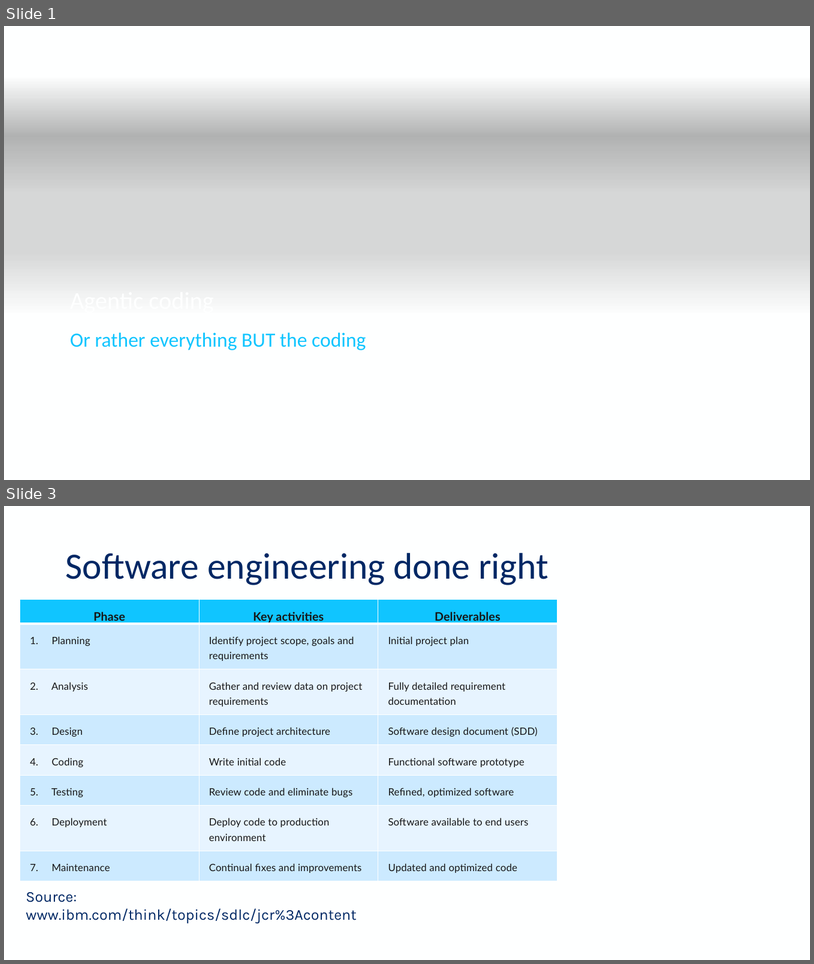
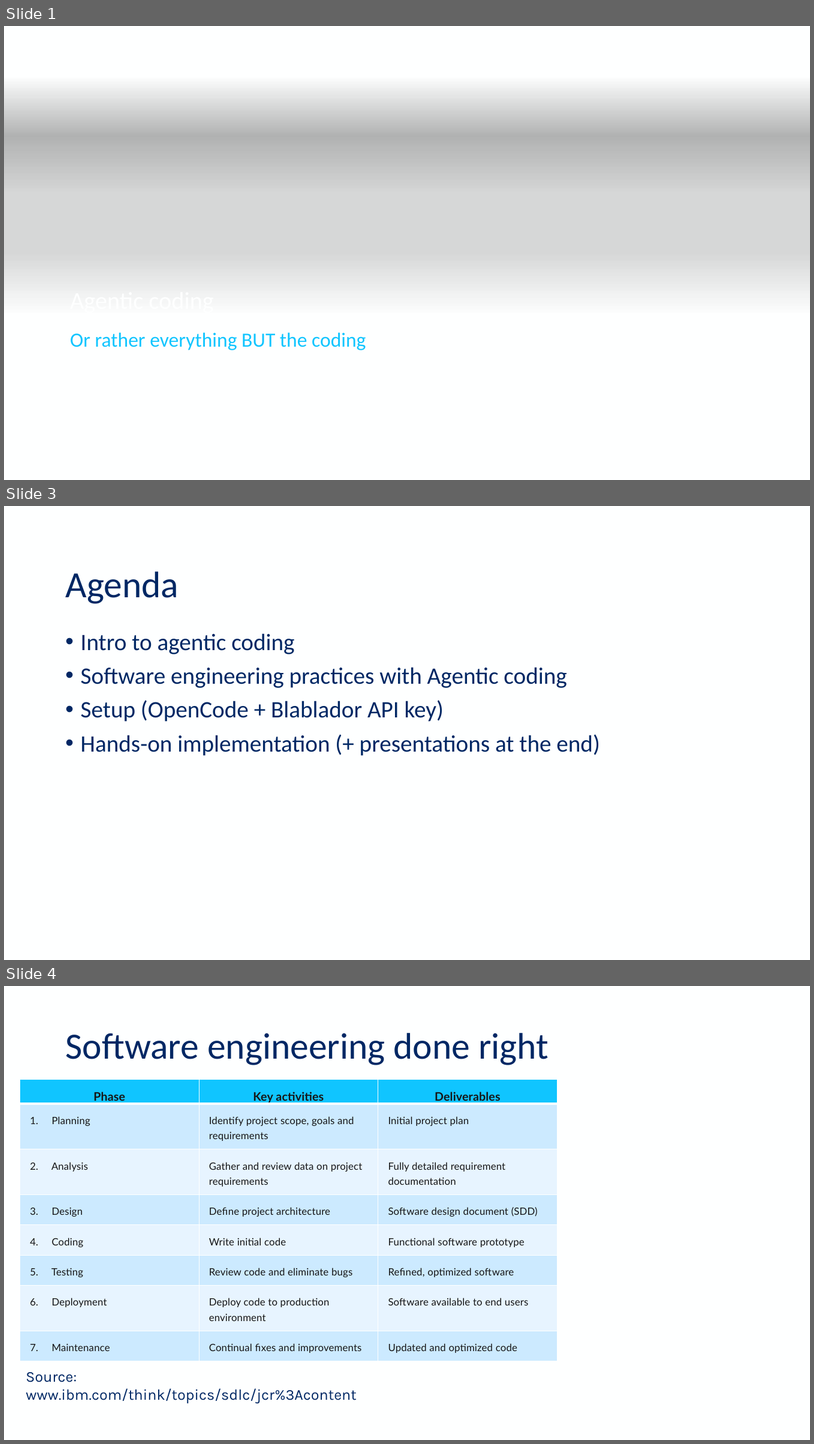
Before and after one commit to HelmholtzAI-Consultants-Munich/agentic-coding-hands-on, a slide deck: agentic_coding_workshop.pptx. Shown one above the other, each under a label of ours: slides 1 and 3 before the commit, slides 1, 3 and 4 after it; the slides between them are not shown. The pictures are 814x964 and 814x1444 pixels, drawn with LibreOffice and Linux fonts; fonts in the diff are those of the drawing; background and template pictures are left out. Boxes give left, top, right and bottom in pixels: in the first picture for what was removed or moved away, otherwise in the second. Text is boxed around its words. In the diff, an @@ line names an element or a change of style, - is before the commit and + after.

```diff
--- a/agentic_coding_workshop.pptx
+++ b/agentic_coding_workshop.pptx
@@ slide 3 added at <box>4,506,810,960</box>, background #FEFFFF @@
@@ title added at <box>65,571,179,604</box>, 44 pt, text #002764 @@
+Agenda
@@ text added at <box>81,633,600,756</box>, 28 pt, text #002764 @@
+• Intro to agentic coding
+• Software engineering practices with Agentic coding
+• Setup (OpenCode + Blablador API key)
+• Hands-on implementation (+ presentations at the end)
@@ what was slide 3 is now slide 4 @@
```
Also in this commit, not shown: 1 slide changed, 1 other slide added, 1 other file.
